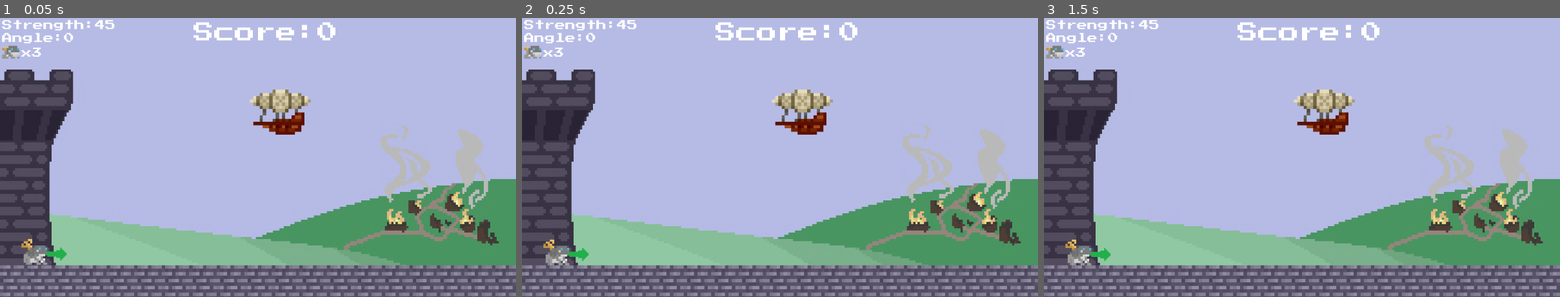
Above: before the commit, frames 1-3 (left to right).
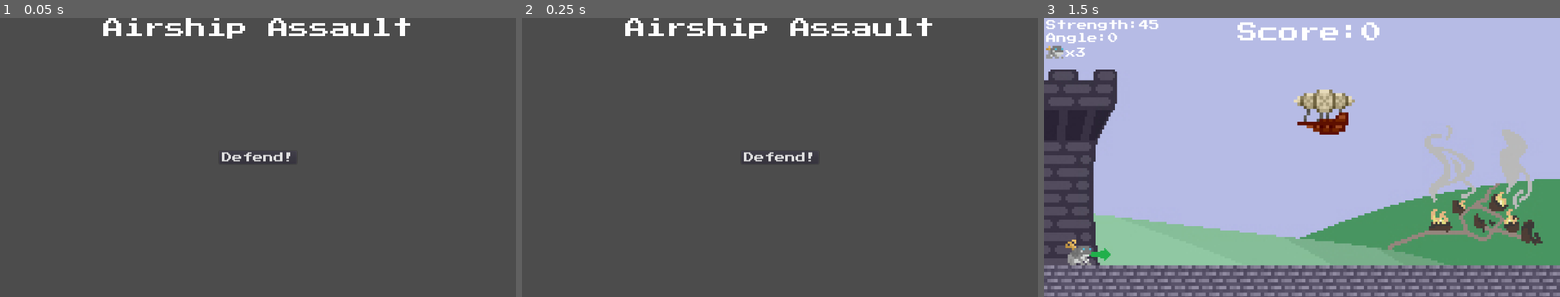
Above: after the commit, the same moments.

Repository: lthammond/CS315-P1-Airship_Assault
Game: Godot game, scene res://src/Title.tscn
Same seed, same stepped clock (60 frames per second), same inputs: the game is played once before the commit and once after it. Before the commit the project starts from res://src/Level.tscn.
Inputs (mouse positions are in pixels of both pictures, inside the frame that each line leads up to):
- Up to frame 1 (0.05 s): no input
- Up to frame 2 (0.25 s): no input
- Up to frame 3 (1.5 s): click (1302, 157) at 0.5 s, where only the run after the commit has a clickable "Defend!"; tap Enter at 1.25 s; hold Down (decrease_angle) from 1.28 s (still down)

The runs differ from the first frame. In frame 1, 93% of the frame differs, in the area x 0-100%, y 0-100%; in frame 2, 93%; in frame 3, nothing differs.

Commit message:
Implement Title.tscn

Diff:
--- a/project/project.godot
+++ b/project/project.godot
@@ -11,7 +11,7 @@
 [application]
 
 config/name="Project_1"
-run/main_scene="res://src/Level.tscn"
+run/main_scene="res://src/Title.tscn"
 config/icon="res://icon.png"
 
 [display]
--- /dev/null
+++ b/project/src/Title.gd
@@ -0,0 +1,5 @@
+extends Control
+
+
+func _on_PlayButton_pressed():
+	get_tree().change_scene("res://src/Level.tscn")
--- a/project/src/Title.tscn
+++ b/project/src/Title.tscn
@@ -1,19 +1,49 @@
-[gd_scene format=2]
+[gd_scene load_steps=5 format=2]
+
+[ext_resource path="res://assets/PressStart2P-Regular.ttf" type="DynamicFontData" id=1]
+[ext_resource path="res://src/Title.gd" type="Script" id=2]
+
+[sub_resource type="DynamicFont" id=1]
+size = 48
+font_data = ExtResource( 1 )
+
+[sub_resource type="DynamicFont" id=2]
+size = 24
+font_data = ExtResource( 1 )
 
 [node name="Title" type="Control"]
 anchor_right = 1.0
 anchor_bottom = 1.0
+script = ExtResource( 2 )
 __meta__ = {
 "_edit_use_anchors_": false
 }
 
 [node name="NameLabel" type="Label" parent="."]
-margin_right = 40.0
-margin_bottom = 14.0
-
-[node name="PlayButton" type="Button" parent="."]
-margin_right = 12.0
-margin_bottom = 20.0
+anchor_left = 0.5
+anchor_right = 0.5
+margin_left = -360.0
+margin_right = 360.0
+margin_bottom = 48.0
+custom_fonts/font = SubResource( 1 )
+text = "Airship Assault"
 __meta__ = {
 "_edit_use_anchors_": false
 }
+
+[node name="PlayButton" type="Button" parent="."]
+anchor_left = 0.5
+anchor_top = 0.5
+anchor_right = 0.5
+anchor_bottom = 0.5
+margin_left = -90.0
+margin_top = -15.0
+margin_right = 90.0
+margin_bottom = 15.0
+custom_fonts/font = SubResource( 2 )
+text = "Defend!"
+__meta__ = {
+"_edit_use_anchors_": false
+}
+
+[connection signal="pressed" from="PlayButton" to="." method="_on_PlayButton_pressed"]
